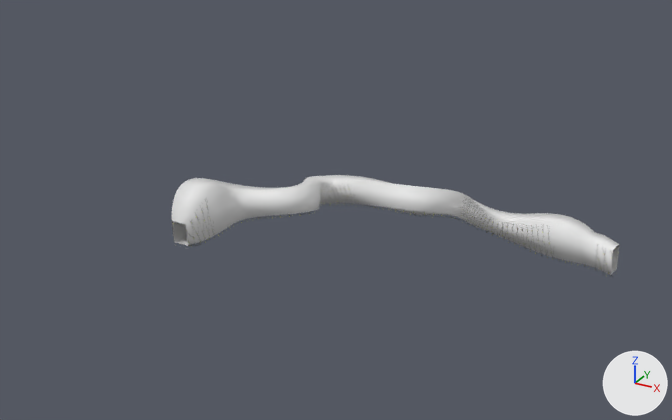
The Blender file Assets/Levels/Level3.blend: old version first, new version second.
One viewpoint serves both versions: a 50 mm camera at (58.0, -175.6, 125.4) aimed at (-53.4, 27.0, 24.1). The axes (+X, +Y, +Z) are drawn at lower right. The lights are the same throughout.

Names of what the first picture shows: 'WallPhysics', 'WallTexture'.
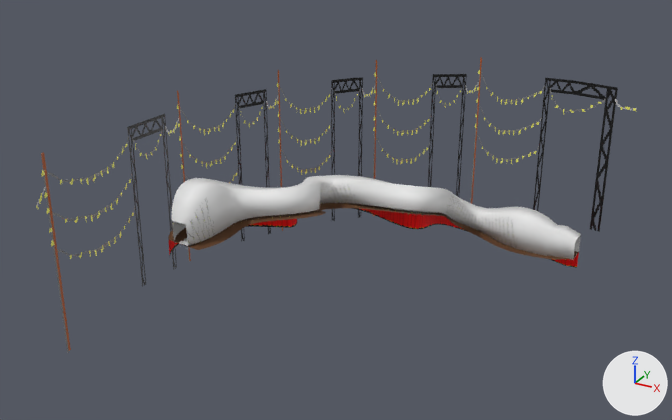
Commit message: connect levels more accurately

Where the newer file only moved an object's origin or applied its transform, the numbers keep the older frame.

Where the change shows, as pixel boxes (x1, y1, x2, y2) in the pictures (672 x 420 px; the box of a moved part takes in the faces that stretch with it):
'WallPhysics', reshaped (8% narrower, 15% shorter): before (172, 175, 619, 275); after (172, 175, 581, 260)
'Decoration', shown: after (36, 57, 637, 353)
'Ground', shown (brown): after (168, 203, 578, 260)
'GroundDecoration', shown (red): after (168, 208, 579, 268)
'WallTexture', reshaped (12% narrower, 18% shorter): before (173, 185, 620, 277); after (173, 185, 566, 260)
part 1 of me_nurbspath_001, moved or reshaped: before (386, 184, 619, 275); after (386, 184, 581, 260)
part 2 of me_nurbspath_002, moved or reshaped: before (383, 197, 620, 277); after (395, 196, 566, 260)
part 3 of me_circle_001, moved or reshaped (not visible before): after (413, 57, 637, 232)

The change in detail:
me_nurbspath_001 is used by ob_wallphysics; location (0.0, 80.0, 0.0).
me_nurbspath_001 had 576 vertices, 572 faces and spanned x -84.5..12.5, y -87.1..6.4, z -1.0..35.2.
me_nurbspath_001 now has 576 vertices, 572 faces and spans x -84.5..0.0, y -87.1..6.4, z -0.9..35.2.
me_nurbspath_001 part 1: 228 of 576 vertices moved; they spanned x -47.8..12.5, y -36.1..6.4, z -1.0..26.3 and now span x -47.9..0.0, y -36.1..6.4, z -0.9..26.3; mean shift (-5.3, 0.1, 0.0); largest move (12.5, -0.8, -1.0) -> (0.0, 3.0, 0.0).
me_nurbspath_002 is used by ob_walltexture; location (0.0, 80.0, -0.8).
me_nurbspath_002 had 576 vertices, 572 faces and spanned x -84.5..12.7, y -87.1..6.4, z -1.7..35.2.
me_nurbspath_002 now has 576 vertices, 572 faces and spans x -84.5..0.0, y -87.1..6.4, z -0.9..35.2.
me_nurbspath_002 part 2: 230 of 576 vertices moved; they spanned x -48.1..12.7, y -36.1..6.4, z -1.7..26.3 and now span x -48.1..0.0, y -36.1..6.4, z -0.9..26.3; mean shift (-5.3, 0.1, 0.0); largest move (12.7, -0.5, -1.7) -> (0.0, 3.0, 0.8).
me_circle_001 has 24 vertices, 11 faces and spans x -1.28..0.25, y -0.49..1.28, z 0.0..0.47.
me_circle_001 is used by ob_decoration; location (0.0, 0.0, 0.0); scale (79.9, 79.9, 111.0).
Before the commit, vertices of me_circle_001: 0 (0.0, 1.28, 0.0), 11 (0.25, 1.25, 0.0), 12 (0.0, 1.28, 0.47), 23 (0.25, 1.25, 0.47).
Part 3, on me_circle_001:
Vertices 0, 11, 12, 23 of me_circle_001 move by (-0.15, 0.0, 0.0).
Vertex 1 of me_circle_001 moves from (-0.25, 1.25, 0.0) to (-0.35, 1.25, 0.0).
Vertex 2 of me_circle_001 moves from (-0.49, 1.18, 0.0) to (-0.52, 1.18, 0.0).
Vertex 13 of me_circle_001 moves from (-0.25, 1.25, 0.47) to (-0.35, 1.25, 0.47).
Vertex 14 of me_circle_001 moves from (-0.49, 1.18, 0.47) to (-0.52, 1.18, 0.47).
Object 'Ground' (ob_ground) is now shown.
Object 'Decoration' (ob_decoration) is now shown.
Object 'GroundDecoration' (ob_grounddecoration) is now shown.
